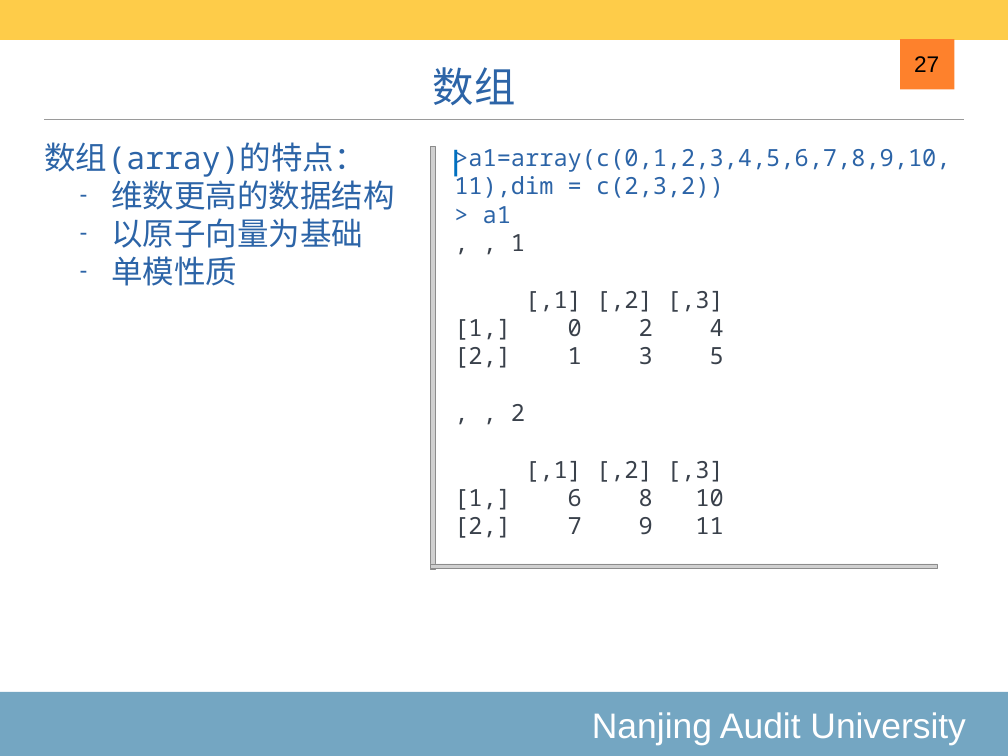
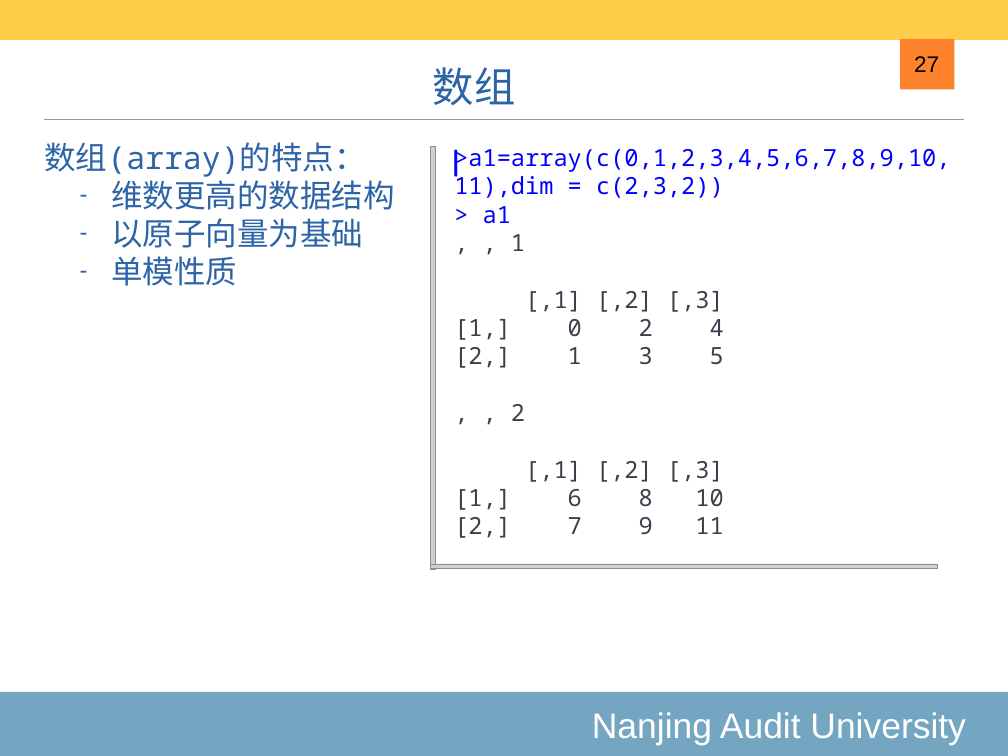
Before and after one commit to exoplanetX/DataAnalytics, a slide deck: slide 27 of 2019-2-基础数据结构.pptx. Drawn at 1008x756 pixels with LibreOffice and Linux fonts; fonts in the diff are those of the drawing; grey boxes stand for pictures. Boxes give left, top, right and bottom in pixels: in the first picture for what was removed or moved away, otherwise in the second. Text is boxed around its words. In the diff, an @@ line names an element or a change of style, - is before the commit and + after.

```diff
--- a/2019-2-基础数据结构.pptx
+++ b/2019-2-基础数据结构.pptx
@@ text "|" at (444, 140, 468, 180): text colour #0070C0 to #0000FF @@
@@ text at (454, 149, 950, 224): text colour #2C64A7 to #0000FF in ">a1=array(c(0,1,2,3,4,5,6,7,8,9,10,11),dim = c(2,3,2))", "> a1" @@
```
Also in this commit, not shown: 7 other slides changed.
